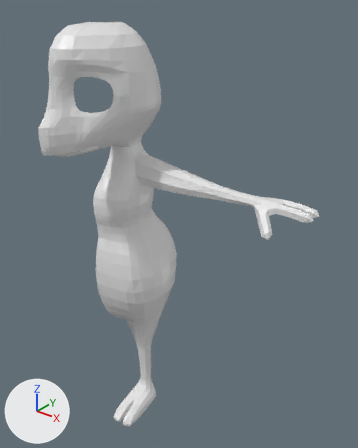
What one commit did to the Blender file resources/meshes/characters/bellwether.blend.
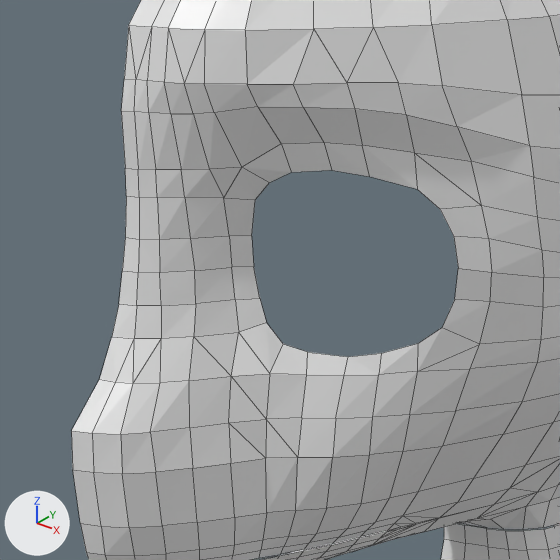
Old and new are each drawn whole from a 50 mm camera at (1.559, -1.5, 2.095) aimed at (0.379, -0.025, 1.18) and again close up on the part from 7% to 37% of the width and 10% to 34% of the height. The axes (+X, +Y, +Z) are drawn at lower left. The lights are the same throughout. The close-ups show mesh edges as thin lines.

Names of what the first close-up shows: 'torso'.
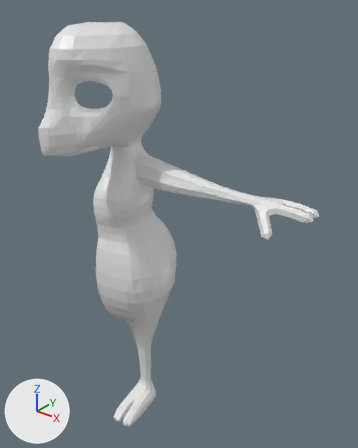
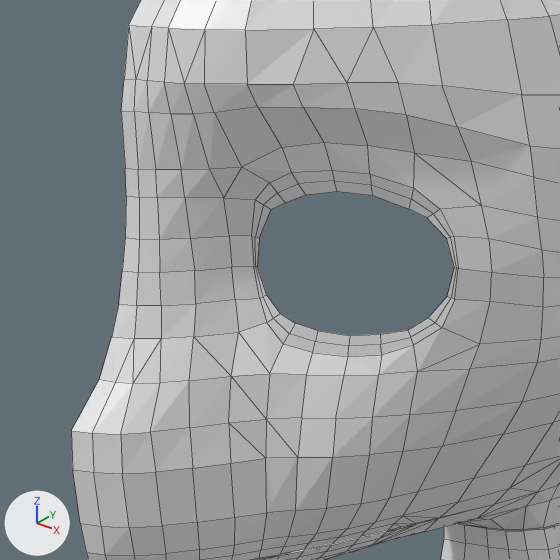
Location of each change, (x1, y1, x2, y2) in pixels of the close-ups (560 x 560 px):
part 1 of me_cube, added: after (252, 170, 458, 357)

What changed in the scene script:
```text
Change me_cube:
    used by ob_torso; location = (0.0, 0.0, 1.0)
    remove me_cube.from_pydata(...)  # 1191 vertices, 1242 faces; spans x 0.0..0.94, y -0.4..0.25, z -0.99..0.96
    add me_cube.from_pydata(...)  # 1231 vertices, 1282 faces; spans x 0.0..0.94, y -0.4..0.25, z -0.99..0.96
    me_cube part 1
    40 vertices are added at x 0.06..0.18, y -0.26..-0.18, z 0.66..0.78
    40 new faces join them
```
